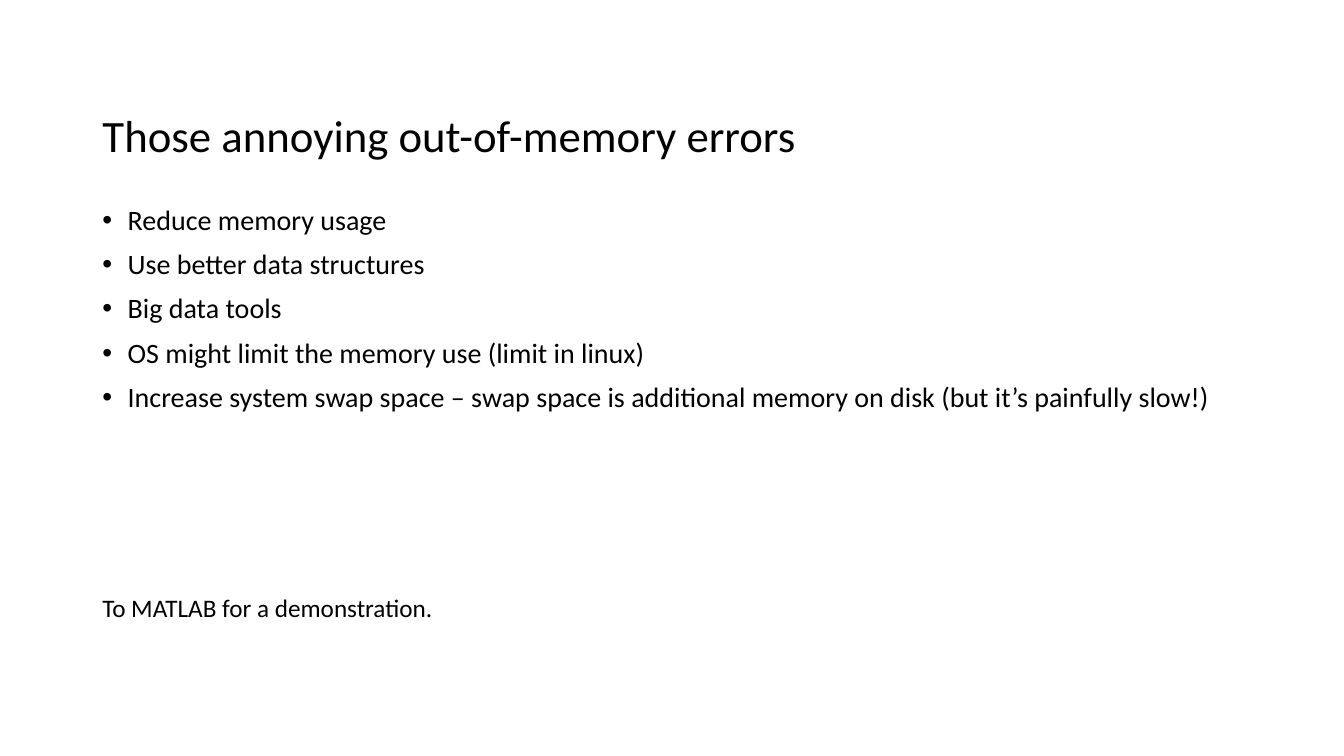
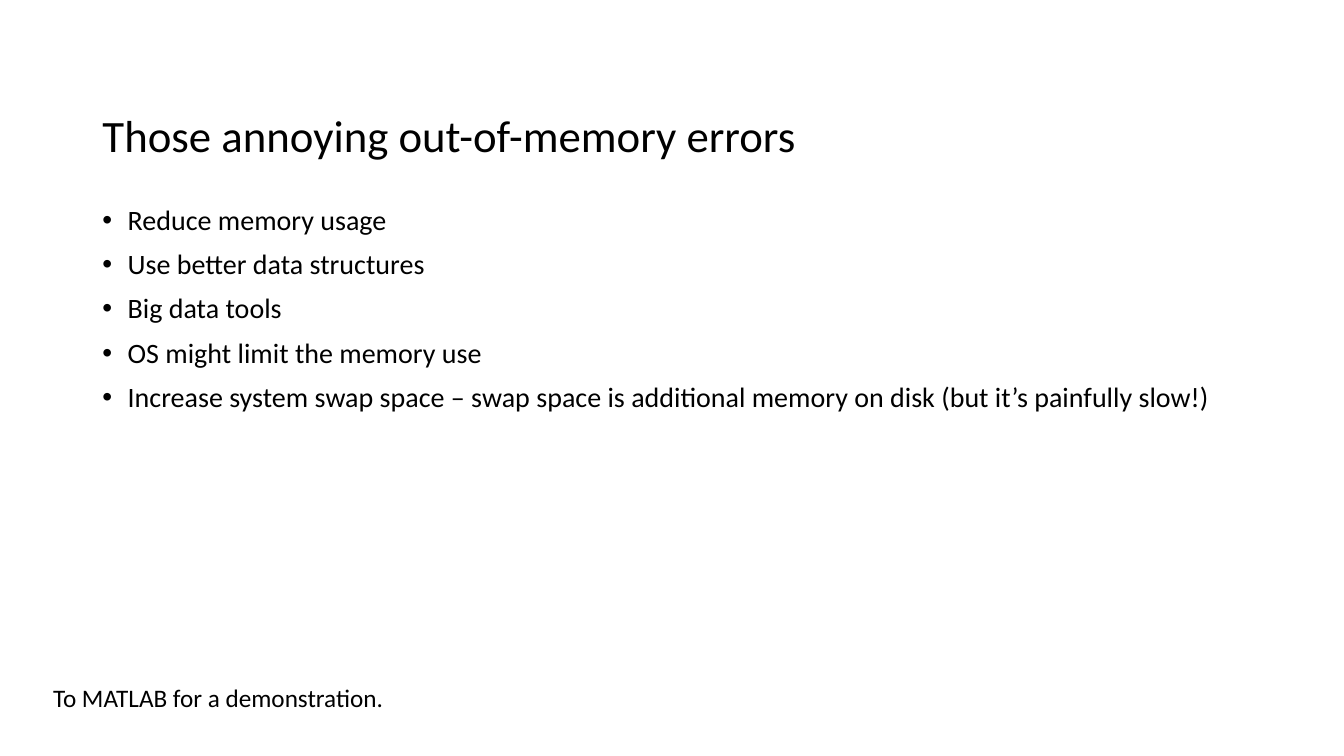
Before and after one commit to viveksgr/MATLAB_workshop, a slide deck: slide 15 of Advanced MATLAB Workshop.pptx. Drawn at 1344x756 pixels with LibreOffice and Linux fonts; fonts in the diff are those of the drawing. Boxes give left, top, right and bottom in pixels: in the first picture for what was removed or moved away, otherwise in the second. Text is boxed around its words. In the diff, an @@ line names an element or a change of style, - is before the commit and + after.

```diff
--- a/Advanced MATLAB Workshop.pptx
+++ b/Advanced MATLAB Workshop.pptx
@@ text at [128, 343, 482, 368]: text changed @@
-• OS might limit the memory use (limit in linux)
+• OS might limit the memory use
@@ text "To MATLAB for a demonstration.": place and size @@
-text "To MATLAB for a demonstration." at [102, 599, 432, 618]
+text "To MATLAB for a demonstration." at [53, 689, 383, 708]
```
Also in this commit, not shown: 4 other slides changed, 5 slides added, 7 other files.
